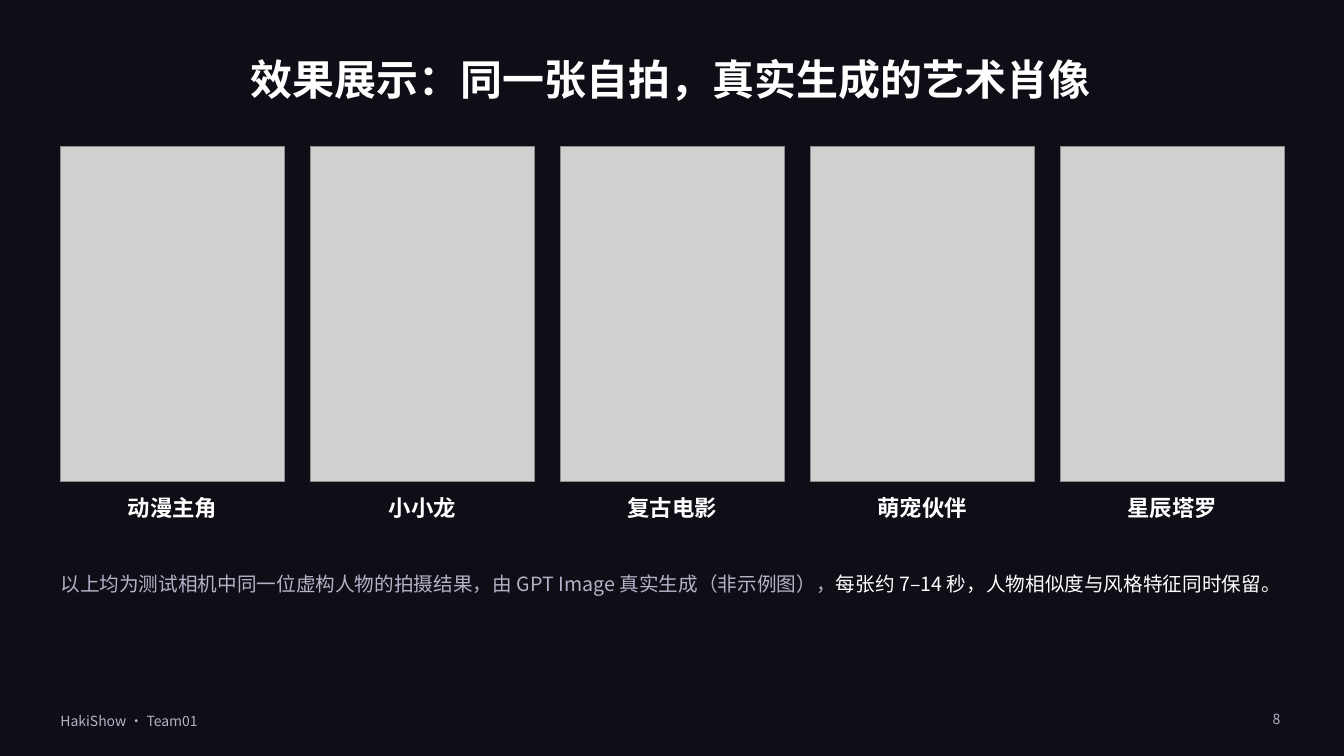
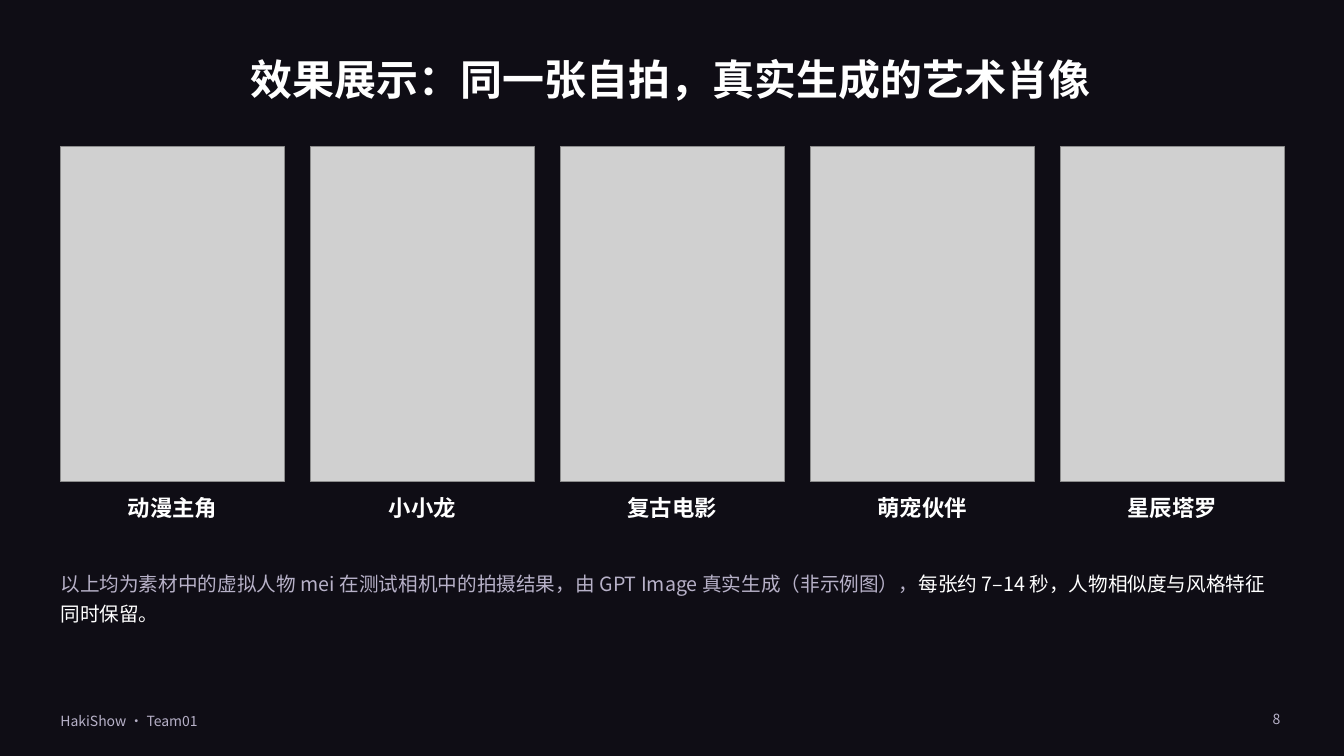
Before and after one commit to 1760139151lkh-ctrl/hakishow, a slide deck: slide 8 of deliverables/HakiShow-项目答辩.pptx. Drawn at 1344x756 pixels with LibreOffice and Linux fonts; fonts in the diff are those of the drawing; grey boxes stand for pictures. Boxes give left, top, right and bottom in pixels: in the first picture for what was removed or moved away, otherwise in the second. Text is boxed around its words. In the diff, an @@ line names an element or a change of style, - is before the commit and + after.

```diff
--- a/deliverables/HakiShow-项目答辩.pptx
+++ b/deliverables/HakiShow-项目答辩.pptx
@@ text at bbox=[60, 574, 1266, 623]: text changed @@
-以上均为测试相机中同一位虚构人物的拍摄结果，由 GPT Image 真实生成（非示例图），每张约 7–14 秒，人物相似度与风格特征同时保留。
+以上均为素材中的虚拟人物 mei 在测试相机中的拍摄结果，由 GPT Image 真实生成（非示例图），每张约 7–14 秒，人物相似度与风格特征同时保留。
```
Also in this commit, not shown: 15 other files.
